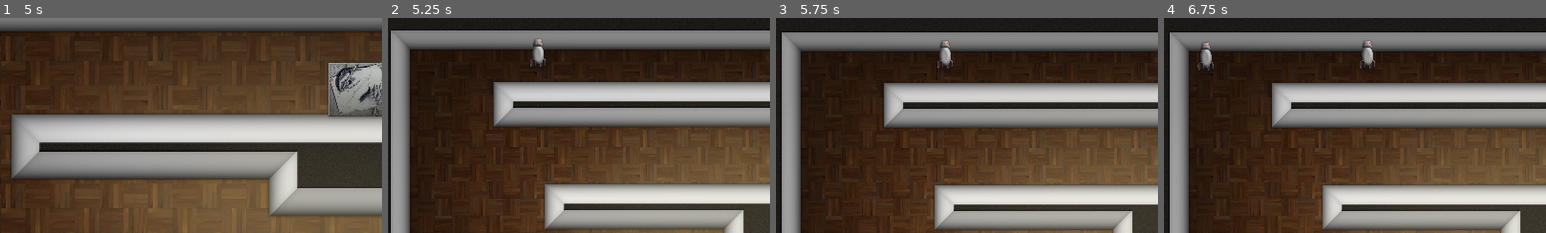
Above: before the commit, frames 1-4 (left to right).
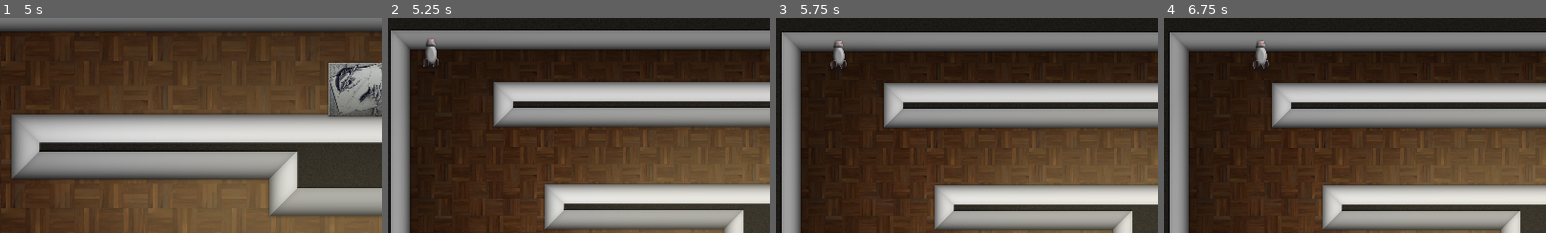
Above: after the commit, the same moments.

Repository: vibrunazo/godot-laststand
Game: Godot game, scene res://scenes/game.tscn
The game is run twice, just before and just after one commit, with the same random seed, the same clock (stepped at 60 frames per second) and the same inputs.
Inputs (mouse positions are % of the whole screen's width and height, from its top left):
- Up to frame 1 (5 s): click (62, 66) at 0.5 s; click (74, 52) at 1.25 s; click (59, 61) at 2 s; click (27, 42) at 2.75 s; click (59, 61) at 3.5 s; click (49, 14) at 4.25 s
- Up to frame 2 (5.25 s): tap Enter at 5 s; move the mouse to (72, 45) at 5.02 s; click (72, 45) at 5.17 s
- Up to frame 3 (5.75 s): no input
- Up to frame 4 (6.75 s): move the mouse to (30, 55) at 5.77 s; click (30, 55) at 5.92 s; move the mouse to (60, 28) at 6.52 s; click (60, 28) at 6.67 s
The pictures show only the part of the screen within x 3-53%, y 0-50%; the shares and areas given below are measured in that part.

Frame 1 is identical in both runs. In frame 2, 0.6% of the frame differs, in the area x 9-42%, y 9-23%; in frame 3, 0.6%; in frame 4, 0.9%, in the area x 8-56%, y 10-25%.

Commit message:
refactor spawner timer scaling, refactor ui globals into UI singleton

Diff:
--- a/project.godot
+++ b/project.godot
@@ -20,6 +20,7 @@
 Inputs="*res://scripts/inputs.gd"
 Events="*res://scripts/events.gd"
 GameState="*res://scripts/game_state.gd"
+UI="*res://scripts/ui.gd"
 
 [display]
 
--- a/scenes/game.gd
+++ b/scenes/game.gd
@@ -65,7 +65,7 @@
 func game_over():
 	is_ready = false
 	Events.game_over.emit()
-	GameState.show_game_over()
+	UI.show_game_over()
 
 
 func _unhandled_input(event):
--- a/scenes/spawner.gd
+++ b/scenes/spawner.gd
@@ -3,17 +3,21 @@
 @export var path: Path2D
 @export var enemy_scene: PackedScene
 @export var difficulty_curve: Curve
-@export var initial_time_between_spawns: int = 5000
-@export var min_time_between_spawns: int = 200
+@export var initial_time_between_spawns: float = 5
+@export var min_time_between_spawns: float = 0.2
 @export var max_difficulty: int = 20
 ## How much time between spawns is reduced each time difficulty increases
 @export var time_reduction_from_difficulty: int = 300
 @export var max_enemies: int = 500
 
-@onready var time_between_spawns: int = initial_time_between_spawns
-var last_spawn_time: int = 0
+@onready var spawn_timer: Timer = $SpawnTimer
+@onready var time_between_spawns: float = initial_time_between_spawns
+
+var last_spawn_time: float = 0
 var difficulty: int = 0
 var num_spawned: int = 0
+## Time since this spawner started in seconds
+var time: float = 0
 
 # Called when the node enters the scene tree for the first time.
 func _ready():
@@ -23,19 +27,19 @@
 	if num_spawned >= max_enemies and max_enemies > 0:
 		queue_free()
 		return
-	if Time.get_ticks_msec() - last_spawn_time >= time_between_spawns:
+	if time - last_spawn_time >= time_between_spawns:
 		spawn_enemy()
 	update_difficulty()
 
 func spawn_enemy():
 	if not enemy_scene: return
-	last_spawn_time = Time.get_ticks_msec()
+	last_spawn_time = time
 	var new_enemy: Enemy = enemy_scene.instantiate() as Enemy
 	path.add_child(new_enemy)
 	num_spawned += 1
 
 func update_difficulty():
-	var time := Time.get_ticks_msec() / 1000.0
+	#var time := time / 1000.0
 	difficulty = round(time / 10.0)
 	var di: float = float(difficulty) / float(max_difficulty)
 	time_between_spawns = round(difficulty_curve.sample_baked(di) * (initial_time_between_spawns - min_time_between_spawns) + min_time_between_spawns)
@@ -44,6 +48,7 @@
 
 func _on_spawn_timer_timeout():
 	if not path: return
+	time += spawn_timer.wait_time
 	try_spawn_enemy()
 
 func _on_game_over():
--- a/scripts/game_state.gd
+++ b/scripts/game_state.gd
@@ -1,6 +1,5 @@
 extends Node
 
-const GAME_OVER_SCREEN = preload("res://scenes/game_over_screen.tscn")
 
 var max_health: float = 100
 var health: float = 100:
@@ -9,8 +8,3 @@
 		health_changed.emit(value)
 
 signal health_changed(new_value: float)
-
-func show_game_over():
-	var root: Window = get_tree().root
-	var screen = GAME_OVER_SCREEN.instantiate()
-	root.add_child(screen)
--- /dev/null
+++ b/scripts/ui.gd
@@ -0,0 +1,8 @@
+extends Node
+
+const GAME_OVER_SCREEN = preload("res://scenes/game_over_screen.tscn")
+
+func show_game_over():
+	var root: Window = get_tree().root
+	var screen = GAME_OVER_SCREEN.instantiate()
+	root.add_child(screen)
